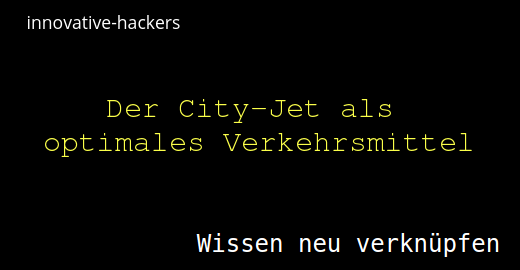
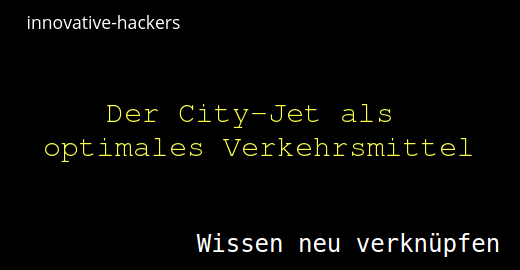
Revision of a layered 520x270 image; what changed, layer by layer:
painted on "Der City-Jet als ..." over [45, 99, 472, 162]
